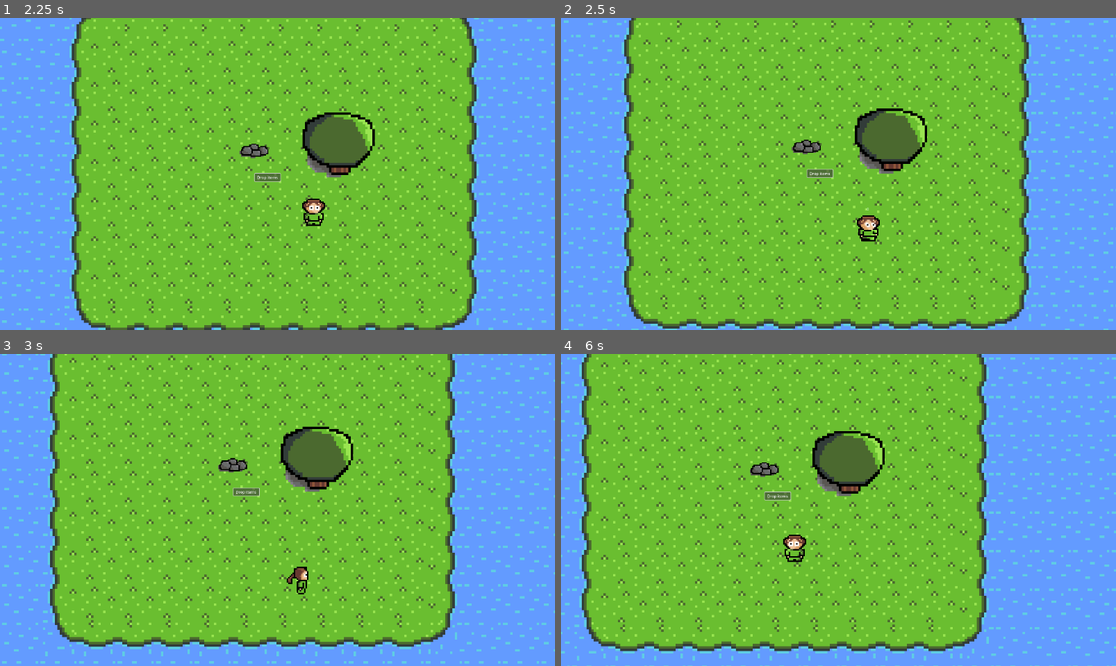
Above: before the commit, frames 1-4 (two rows, left to right).
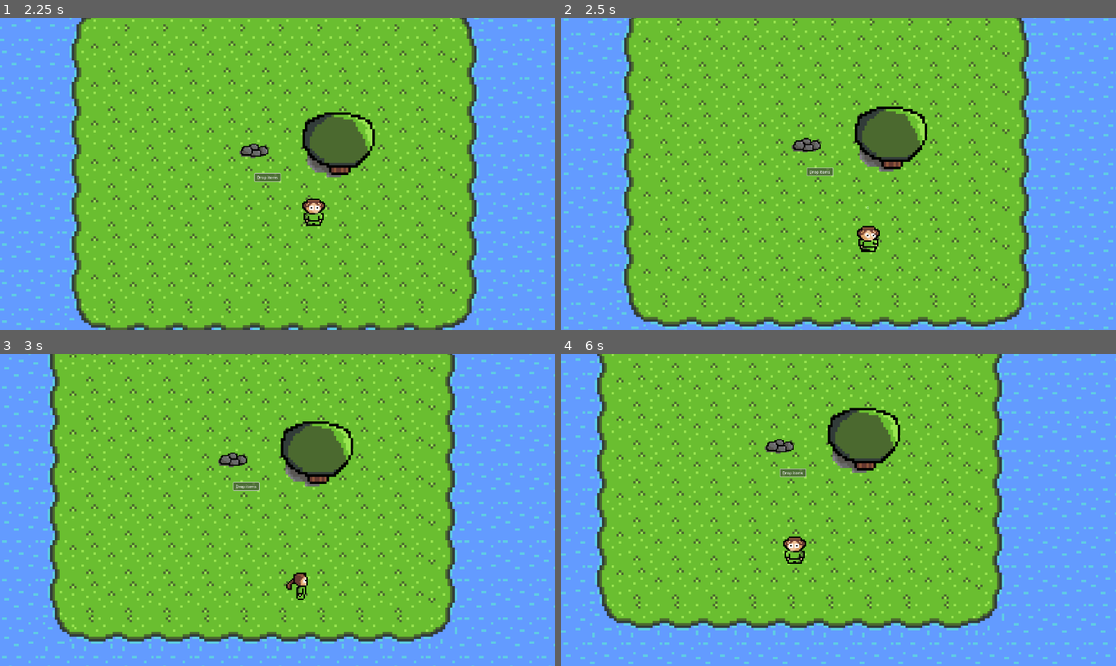
Above: after the commit, the same moments.

Repository: aubindetrez/DigitalReborn
Game: Godot game, scene res://scenes/main_scene.tscn
Two runs of this game, one before a commit and one after it. Both use one fixed random seed, a clock stepped at 60 frames per second and the inputs below. Sound files missing from this copy of the repository are replaced by a short silence.
Inputs:
- Up to frame 1 (2.25 s): click "Drop items" at 0.5 s; tap Enter (ui_accept) at 1.25, 1.52 s; hold Right (ui_right) 1.28-2.03 s; hold Down (ui_down) from 2.03 s (still down)
- Up to frame 2 (2.5 s): keep holding Down (ui_down); tap Enter (ui_accept) at 2.27 s
- Up to frame 3 (3 s): release Down (ui_down) at 2.78 s; hold Right (ui_right) from 2.78 s (still down)
- Up to frame 4 (6 s): release Right (ui_right) at 3.53 s; hold Up (ui_up) 3.53-4.28 s; tap Enter (ui_accept) at 3.77, 4.52, 5.27 s; hold Left (ui_left) 4.28-5.78 s; hold Down (ui_down) from 5.78 s (still down)

Frame 1 is identical in both runs. In frame 2, 15% of the frame differs, in the area x 0-100%, y 0-100%; in frame 3, 21%; in frame 4, 29%.

Commit message:
Fix Player's collision shape: increase

Diff:
--- a/scenes/main_scene.tscn
+++ b/scenes/main_scene.tscn
@@ -61,7 +61,7 @@
 sources/0 = SubResource("TileSetAtlasSource_jivvp")
 
 [sub_resource type="RectangleShape2D" id="RectangleShape2D_1xxw5"]
-size = Vector2(70, 83)
+size = Vector2(102, 135)
 
 [sub_resource type="AtlasTexture" id="AtlasTexture_oxs0p"]
 atlas = ExtResource("2_uow8f")
@@ -392,7 +392,7 @@
 scale = Vector2(0.5, 0.5)
 
 [node name="CollisionShape2D" type="CollisionShape2D" parent="Player"]
-position = Vector2(2, -40.5)
+position = Vector2(3, -66.5)
 shape = SubResource("RectangleShape2D_1xxw5")
 
 [node name="Controller" type="Node" parent="Player" node_paths=PackedStringArray("toBeRotated", "area2dToRotate")]
@@ -447,11 +447,9 @@
 
 [node name="CollisionShape2D" type="CollisionShape2D" parent="StaticBody2D-tree"]
 position = Vector2(-0.100002, -1.8)
-scale = Vector2(1, 1)
 shape = SubResource("RectangleShape2D_4xrhr")
 
 [node name="Tree" type="Sprite2D" parent="StaticBody2D-tree"]
-scale = Vector2(1, 1)
 texture = ExtResource("4_gaol8")
 hframes = 2
 
@@ -466,7 +464,6 @@
 
 [node name="CollisionShape2D" type="CollisionShape2D" parent="StaticBody2D-tree/HitBox"]
 position = Vector2(-0.200001, -1.5)
-scale = Vector2(1, 1)
 shape = SubResource("RectangleShape2D_p1g5b")
 debug_color = Color(0.713726, 0.45098, 0.490196, 0.419608)
 
